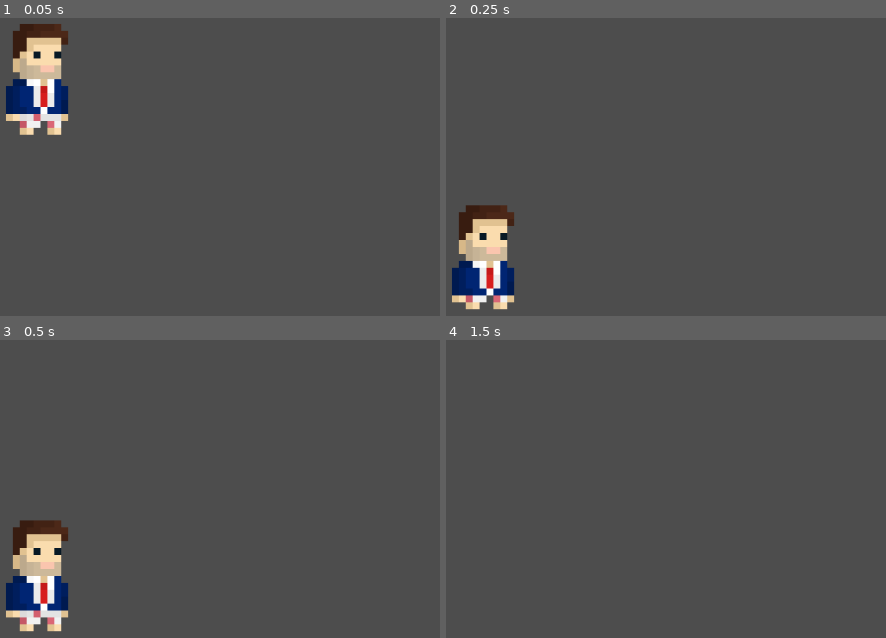
Above: before the commit, frames 1-4 (two rows, left to right).
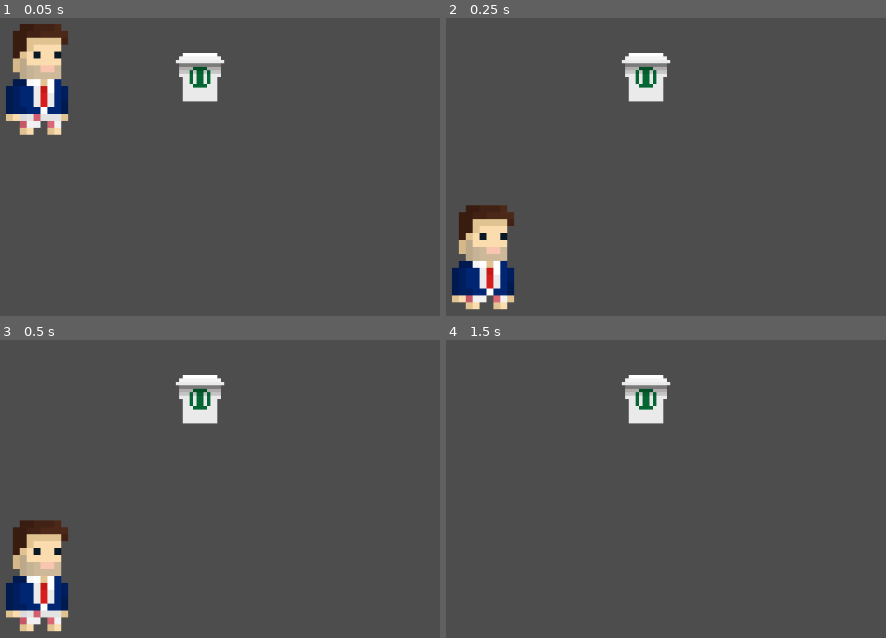
Above: after the commit, the same moments.

Repository: luketucich/late-for-work
Game: Godot game, scene res://scenes/game.tscn
Same seed, same stepped clock (60 frames per second), same inputs: the game is played once before the commit and once after it.
Inputs:
- Up to frame 1 (0.05 s): no input
- Up to frame 2 (0.25 s): no input
- Up to frame 3 (0.5 s): no input
- Up to frame 4 (1.5 s): tap Enter (ui_accept) at 0.5, 0.77 s; hold Right (ui_right) from 0.53 s (still down)

The runs differ from the first frame. In frame 1, 1.5% of the frame differs, in the area x 40-52%, y 11-29%; in frame 2, 1.5%; in frame 3, 1.5%; in frame 4, 1.5%.

Commit message:
CoffeeCoin created

Diff:
--- /dev/null
+++ b/scenes/coffee_coin.tscn
@@ -0,0 +1,54 @@
+[gd_scene load_steps=9 format=3 uid="uid://cgdft40exran2"]
+
+[ext_resource type="Script" path="res://scripts/coffee_coin.gd" id="1_7drx7"]
+[ext_resource type="Texture2D" uid="uid://8squxp0pvicg" path="res://assets/Objects/CoffeeCoin.png" id="2_2ljfd"]
+
+[sub_resource type="AtlasTexture" id="AtlasTexture_cdqxc"]
+atlas = ExtResource("2_2ljfd")
+region = Rect2(0, 0, 16, 16)
+
+[sub_resource type="AtlasTexture" id="AtlasTexture_3jhot"]
+atlas = ExtResource("2_2ljfd")
+region = Rect2(16, 0, 16, 16)
+
+[sub_resource type="AtlasTexture" id="AtlasTexture_nqvvs"]
+atlas = ExtResource("2_2ljfd")
+region = Rect2(0, 16, 16, 16)
+
+[sub_resource type="AtlasTexture" id="AtlasTexture_04fxc"]
+atlas = ExtResource("2_2ljfd")
+region = Rect2(16, 16, 16, 16)
+
+[sub_resource type="SpriteFrames" id="SpriteFrames_a6nvo"]
+animations = [{
+"frames": [{
+"duration": 1.0,
+"texture": SubResource("AtlasTexture_cdqxc")
+}, {
+"duration": 1.0,
+"texture": SubResource("AtlasTexture_3jhot")
+}, {
+"duration": 1.0,
+"texture": SubResource("AtlasTexture_nqvvs")
+}, {
+"duration": 1.0,
+"texture": SubResource("AtlasTexture_04fxc")
+}],
+"loop": true,
+"name": &"default",
+"speed": 5.0
+}]
+
+[sub_resource type="RectangleShape2D" id="RectangleShape2D_vvvka"]
+size = Vector2(8, 7)
+
+[node name="CoffeeCoin" type="Area2D"]
+script = ExtResource("1_7drx7")
+
+[node name="AnimatedSprite2D" type="AnimatedSprite2D" parent="."]
+scale = Vector2(0.5, 0.5)
+sprite_frames = SubResource("SpriteFrames_a6nvo")
+
+[node name="CollisionShape2D" type="CollisionShape2D" parent="."]
+position = Vector2(0, 0.5)
+shape = SubResource("RectangleShape2D_vvvka")
--- a/scenes/game.tscn
+++ b/scenes/game.tscn
@@ -1,6 +1,7 @@
-[gd_scene load_steps=3 format=3 uid="uid://dv0q7d7s566ew"]
+[gd_scene load_steps=4 format=3 uid="uid://dv0q7d7s566ew"]
 
 [ext_resource type="PackedScene" uid="uid://c0wgyvm8ktyi1" path="res://scenes/player.tscn" id="1_jc0id"]
+[ext_resource type="PackedScene" uid="uid://cgdft40exran2" path="res://scenes/coffee_coin.tscn" id="2_4slk7"]
 
 [sub_resource type="WorldBoundaryShape2D" id="WorldBoundaryShape2D_45ohl"]
 
@@ -18,3 +19,6 @@
 [node name="CollisionShape2D" type="CollisionShape2D" parent="StaticBody2D"]
 position = Vector2(0, 7)
 shape = SubResource("WorldBoundaryShape2D_45ohl")
+
+[node name="CoffeeCoin" parent="." instance=ExtResource("2_4slk7")]
+position = Vector2(23, -8)
--- /dev/null
+++ b/scripts/coffee_coin.gd
@@ -0,0 +1,5 @@
+extends Area2D
+
+func _on_body_entered(body: Node2D) -> void:
+	print("+1 caffeine!")
+	queue_free()
Binary file added: assets/Objects/CoffeeCoin.png
Not shown, added: assets/Objects/CoffeeCoin.png.import
